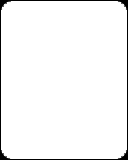
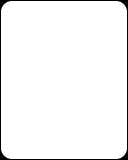
Revision of a layered w=128, h=160 image; what changed, layer by layer:
renamed "MenSelchrUnder02.png copy #2" to "MenSelchrUnder02.png #4", painted on it over [1, 150, 11, 159]
renamed "MenSelchrUnder02.png copy #1" to "MenSelchrUnder02.png #3", painted on it over [117, 150, 127, 159]
renamed "MenSelchrUnder02.png copy" to "MenSelchrUnder02.png #2", painted on it over [117, 1, 127, 10]
renamed "MenSelchrUnder02.png" to "MenSelchrUnder02.png #1", painted on it over [1, 1, 11, 10]
